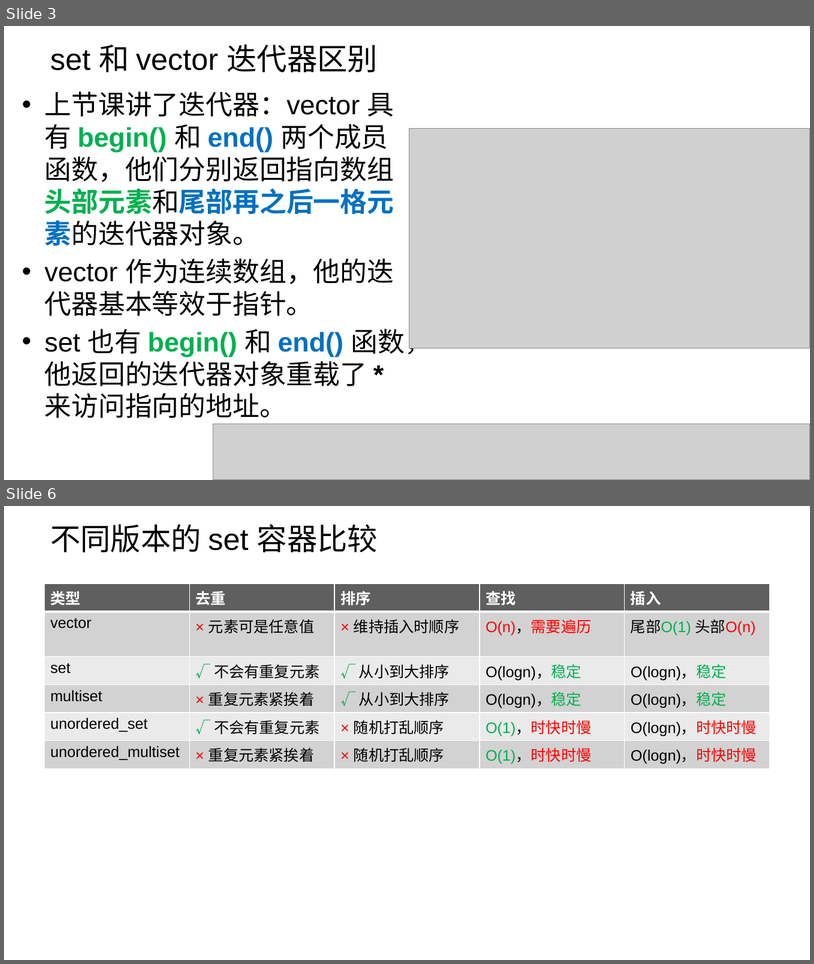
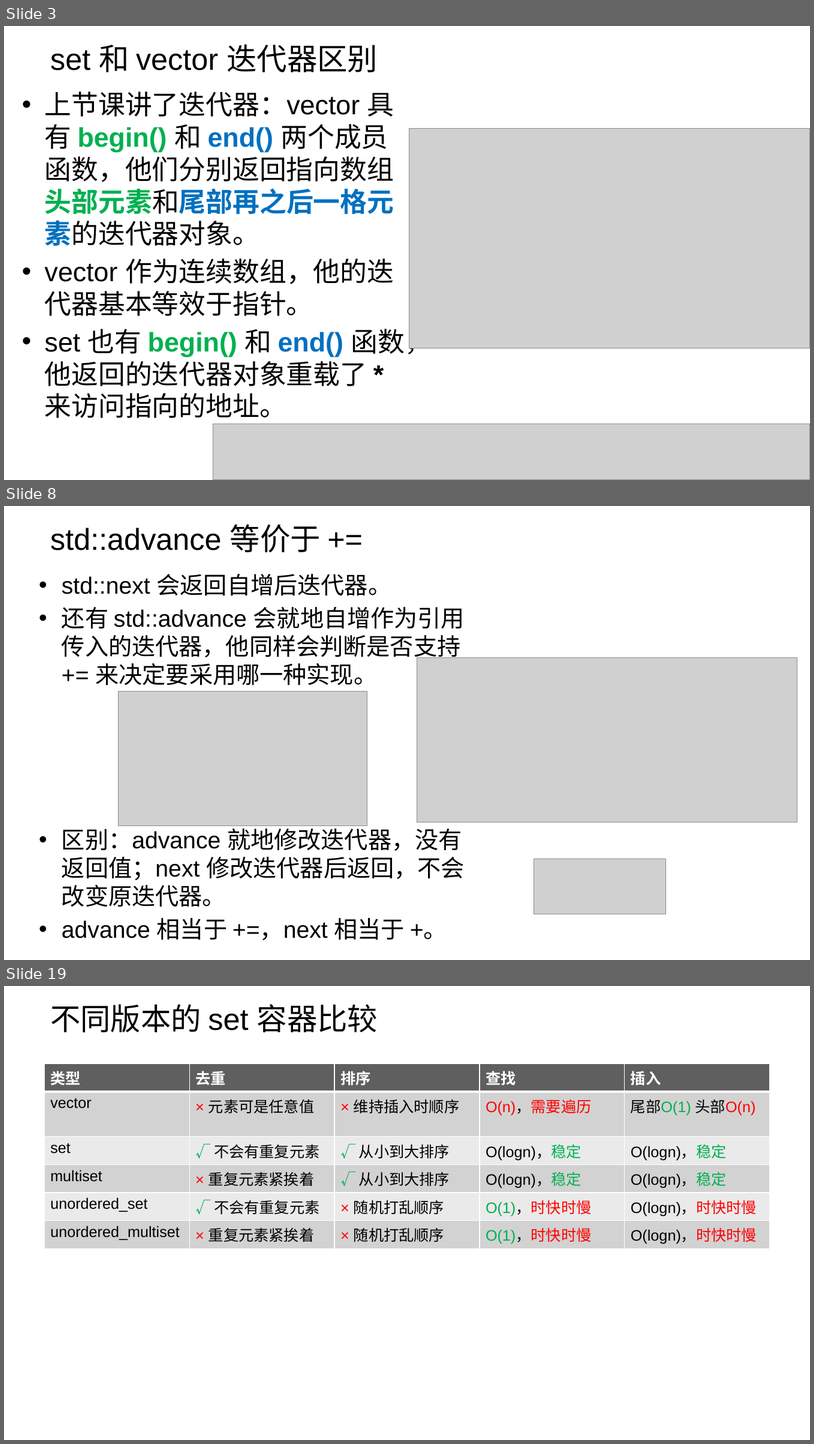
Before and after one commit to parallel101/course, a slide deck: 14/slides.pptx. Shown one above the other, each under a label of ours: slides 3 and 6 before the commit, slides 3, 8 and 19 after it; the slides between them are not shown. The pictures are 814x964 and 814x1444 pixels, drawn with LibreOffice and Linux fonts; fonts in the diff are those of the drawing; grey boxes stand for pictures; background and template pictures are left out. Boxes give left, top, right and bottom in pixels: in the first picture for what was removed or moved away, otherwise in the second. Text is boxed around its words. In the diff, an @@ line names an element or a change of style, - is before the commit and + after.

```diff
--- a/14/slides.pptx
+++ b/14/slides.pptx
@@ slide 8 added at (4, 506, 810, 960), background picture (left out) @@
@@ title added at (50, 524, 321, 552), 36 pt, text #000000 @@
+std::advance 等价于 +=
@@ text added at (62, 574, 465, 940), 28 pt, text #000000 @@
+• std::next 会返回自增后迭代器。
+• 还有 std::advance 会就地自增作为引用传入的迭代器，他同样会判断是否支持 += 来决定要采用哪一种实现。
+• 区别：advance 就地修改迭代器，没有返回值；next 修改迭代器后返回，不会改变原迭代器。
+• advance 相当于 +=，next 相当于 +。
@@ picture added at (417, 658, 797, 822) @@
@@ picture added at (119, 692, 368, 826) @@
@@ picture added at (534, 859, 666, 914) @@
@@ what was slide 6 is now slide 19 @@
```
Also in this commit, not shown: 2 slides changed, 12 other slides added, 17 other files.
